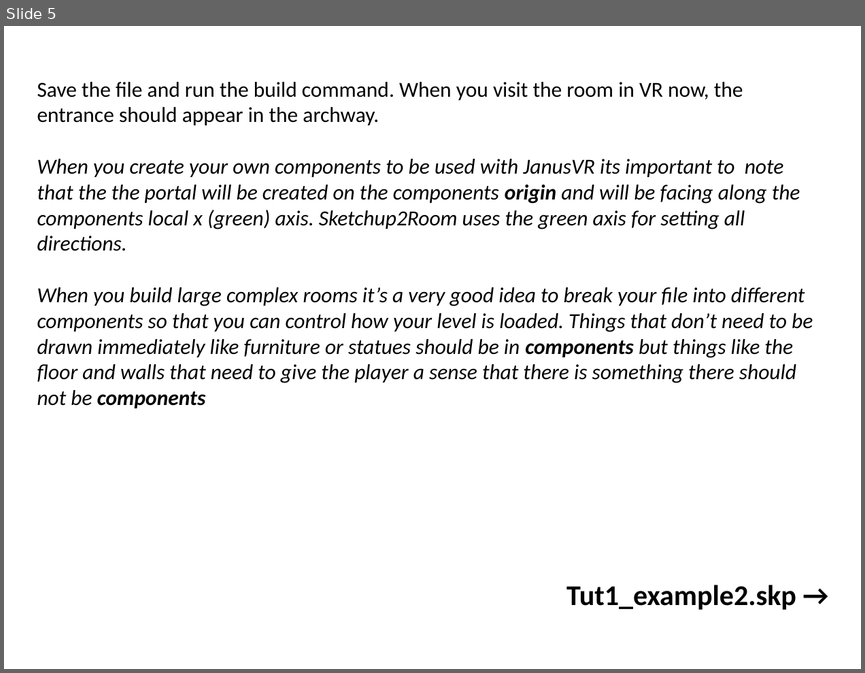
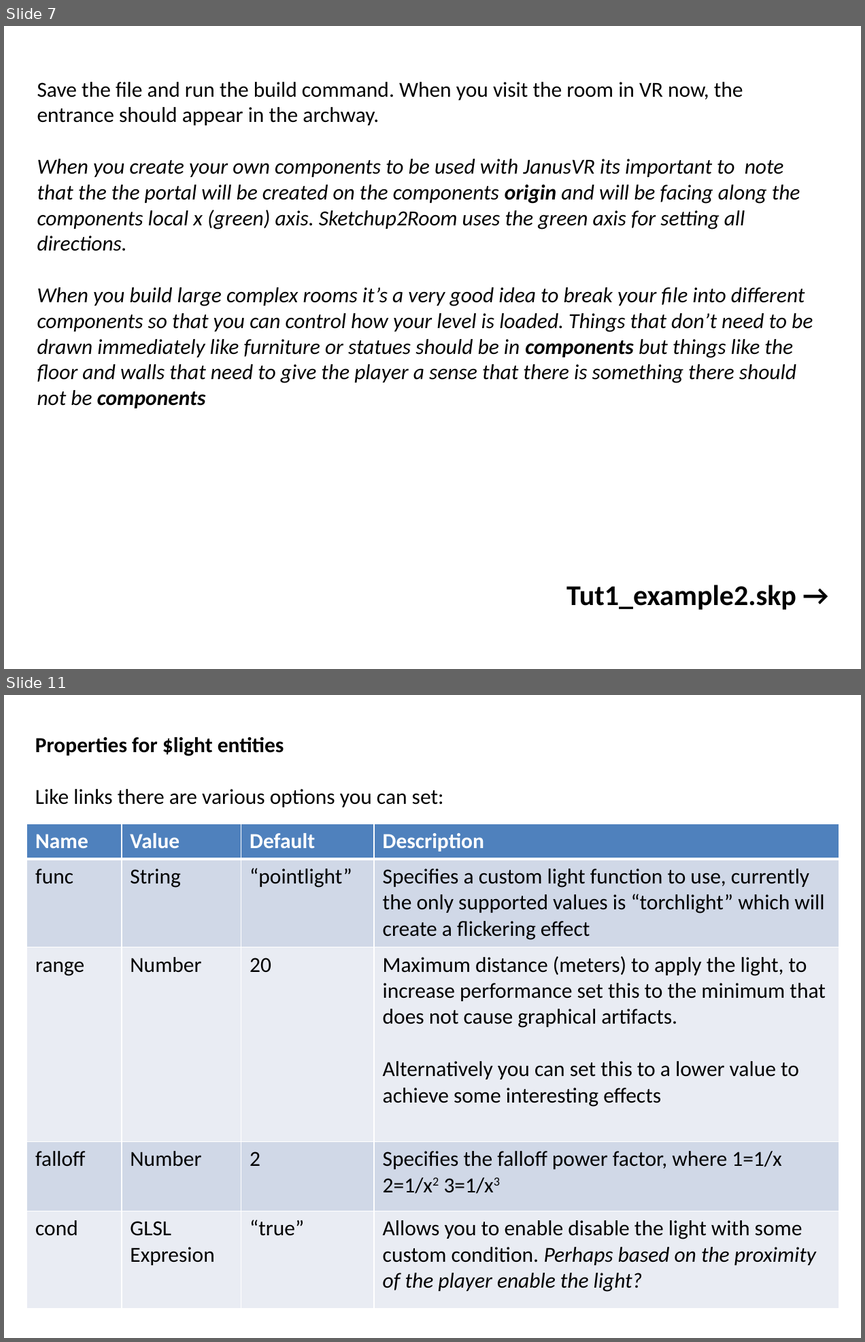
Before and after one commit to lisa-lionheart/sketchup2room, a slide deck: tutorial/slides/slides.pptx. Shown one above the other, each under a label of ours: slide 5 before the commit, slides 7 and 11 after it; the slides between them are not shown. The pictures are 865x673 and 865x1342 pixels, drawn with LibreOffice and Linux fonts; fonts in the diff are those of the drawing; background and template pictures are left out. Boxes give left, top, right and bottom in pixels: in the first picture for what was removed or moved away, otherwise in the second. Text is boxed around its words. In the diff, an @@ line names an element or a change of style, - is before the commit and + after.

```diff
--- a/tutorial/slides/slides.pptx
+++ b/tutorial/slides/slides.pptx
@@ slide 11 added at (x1=4, y1=695, x2=861, y2=1338), background picture (left out) @@
@@ text added at (x1=35, y1=737, x2=444, y2=807), 18 pt, text #000000 @@
+Properties for $light entities
+Like links there are various options you can set:
@@ table added at (x1=27, y1=824, x2=840, y2=1308), 5 rows, 4 columns @@
+Name | Value | Default | Description
+func | String | “pointlight” | Specifies a custom light function to use, currently the only supported values is “torchlight” which will create a flickering effect
+range | Number | 20 | Maximum distance (meters) to apply the light, to increase performance set this to the minimum that does not cause graphical artifacts. / Alternatively you can set this to a lower value to achieve some interesting effects
+falloff | Number | 2 | Specifies the falloff power factor, where 1=1/x 2=1/x2 3=1/x3
+cond | GLSL Expresion | “true” | Allows you to enable disable the light with some custom condition. Perhaps based on the proximity of the player enable the light?
@@ what was slide 5 is now slide 7 @@
```
Also in this commit, not shown: 4 slides changed, 4 other slides added, 1 slide removed, 20 other files.
